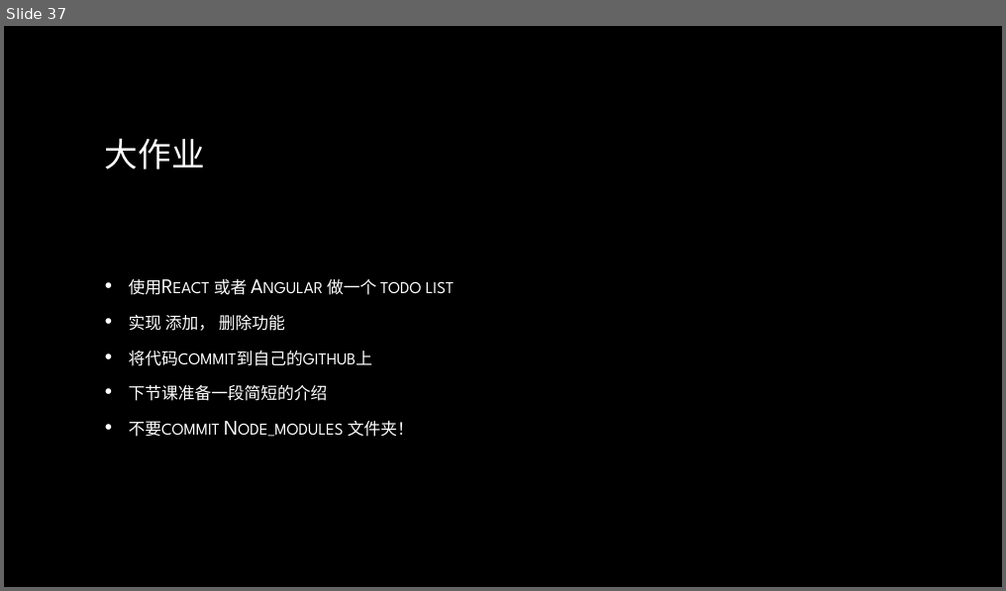
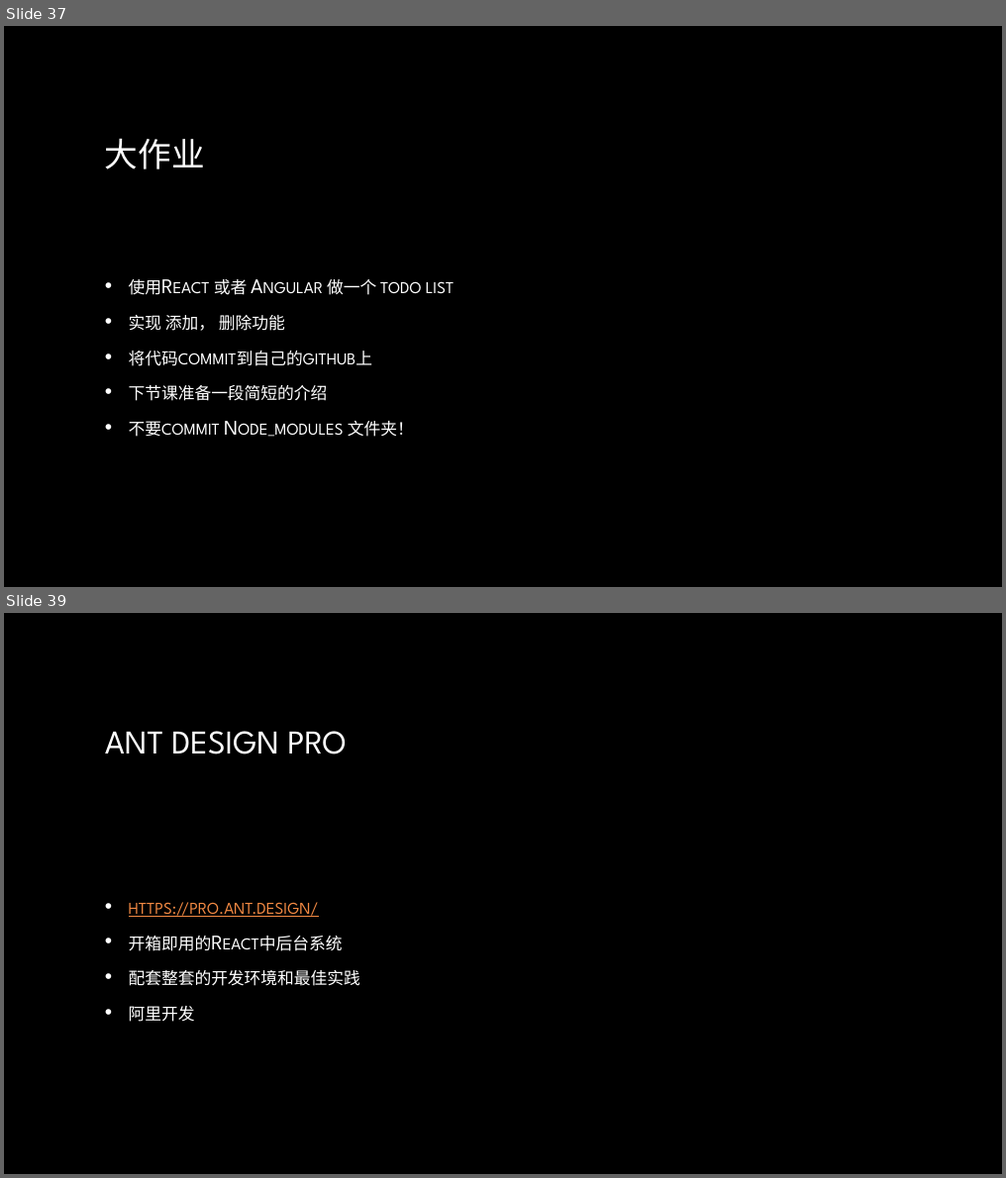
Before and after one commit to lee813/ECVFrontend, a slide deck: 前端课程.pptx. Shown one above the other, each under a label of ours: slide 37 before the commit, slides 37 and 39 after it; the slides between them are not shown. The pictures are 1006x591 and 1006x1178 pixels, drawn with LibreOffice and Linux fonts; fonts in the diff are those of the drawing; background and template pictures are left out. Boxes give left, top, right and bottom in pixels: in the first picture for what was removed or moved away, otherwise in the second. Text is boxed around its words. In the diff, an @@ line names an element or a change of style, - is before the commit and + after.

```diff
--- a/前端课程.pptx
+++ b/前端课程.pptx
@@ slide 39 added at [4, 613, 1002, 1174], background picture (left out) @@
@@ title added at [105, 731, 347, 755], 32 pt, text gradient #FFFFFF to #A6A6A6 @@
+ANT DESIGN PRO
@@ text added at [129, 902, 360, 1022], 20 pt, text gradient #FFFFFF to #BFBFBF, small capitals @@
+• https://pro.ant.design/
+• 开箱即用的React中后台系统
+• 配套整套的开发环境和最佳实践
+• 阿里开发
```
Also in this commit, not shown: 6 other slides added.
